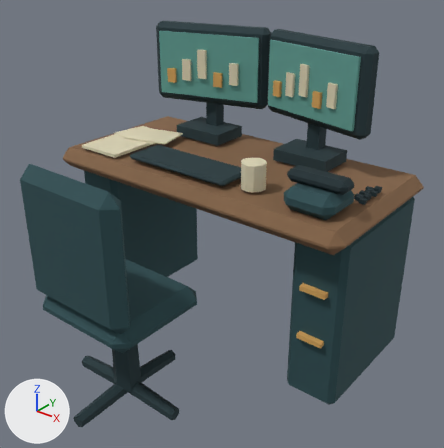
The Blender file public/models/workstation.blend as it was, and as the next commit left it.
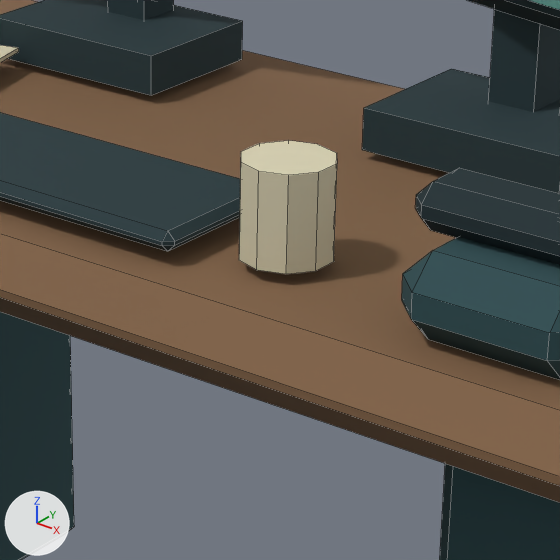
There are two pictures of each version: one whole from a camera (50 mm lens) standing at (1.708, -2.213, 1.945) and looking at (0.132, -0.243, 0.723), one close up on the part from 40% to 73% of the width and 27% to 60% of the height. The axes (+X, +Y, +Z) are drawn at lower left. The lights are the same throughout. The first two pictures are the older version. The close-ups show mesh edges as thin lines.

Before the edit, the objects in view are built like this:
```python
me_cube_007 = bpy.data.meshes.new('Cube.007')
me_cube_007.from_pydata(...)  # 608 vertices, 528 faces; spans x -0.81..0.81, y -1.05..0.41, z -0.85..0.62
me_cube_007.materials.append(mat_vertexpalette)
ob_workstation = bpy.data.objects.new('Workstation', me_cube_007)
ob_workstation.location = (0.0, 0.0, 0.88)
```
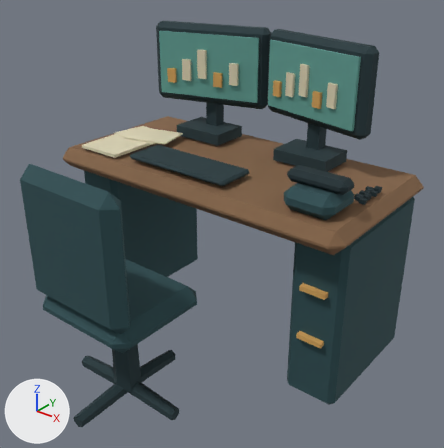
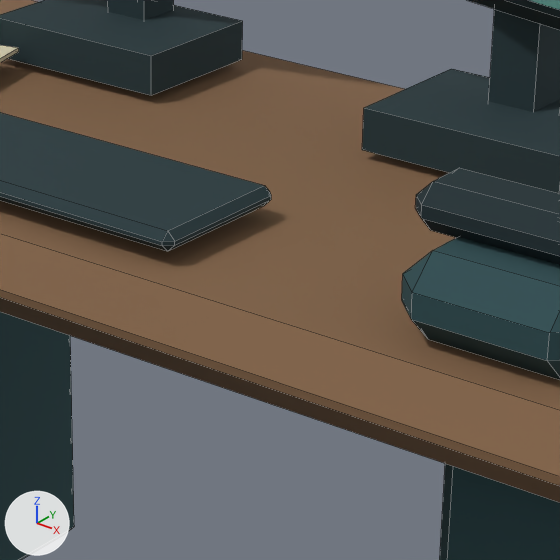
Changed parts and their boxes (x1, y1, x2, y2) in the close-ups (560 x 560 px):
part 1 of me_cube_007, deleted (beige): before (239, 140, 337, 274)

The change in detail:
me_cube_007 is used by ob_workstation; location (0.0, 0.0, 0.88).
me_cube_007 had 608 vertices, 528 faces and spanned x -0.81..0.81, y -1.05..0.41, z -0.85..0.62.
me_cube_007 now has 588 vertices, 516 faces and spans x -0.81..0.81, y -1.05..0.41, z -0.85..0.62.
me_cube_007 part 1: the loose piece of 20 vertices spanning x 0.25..0.35, y -0.29..-0.19, z 0.06..0.18 is deleted.
